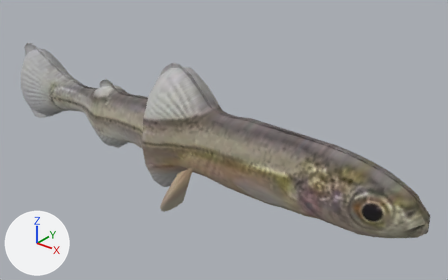
A saved change to the glTF model public/aqua/models/fish/fry_smelt.glb.
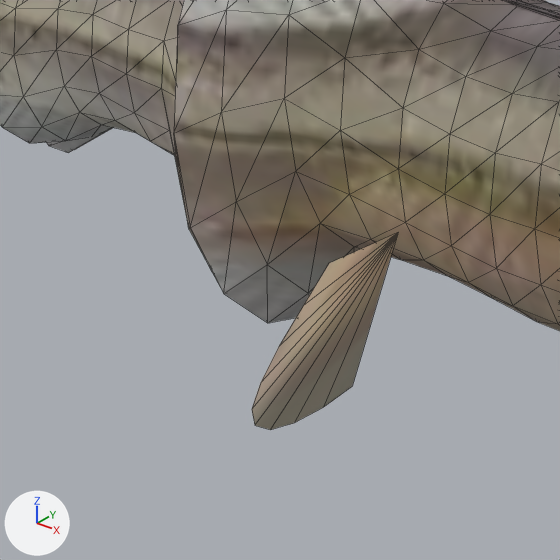
Each version is shown whole from a 50 mm lens placed at (3538.41, -1.621, 7.948), pointed at (3537.04, 0.092, 6.887), then close up on the part from 23% to 52% of the width and 40% to 86% of the height. The axes (+X, +Y, +Z) are drawn at lower left. The lights are the same throughout. The older version's two pictures come first. The close-ups show mesh edges as thin lines. Vertices at exactly the same position are counted once.

In view in the first close-up: 'fry_smelt'.
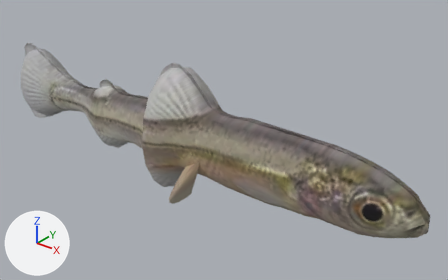
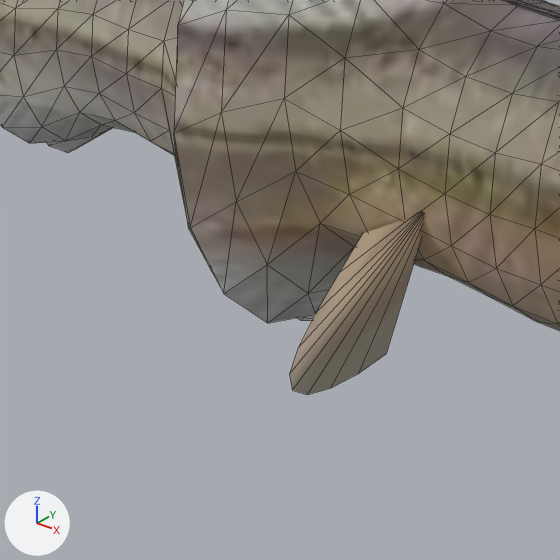
The change, as a diff of the scene's bpy script:
```diff
--- a/public/aqua/models/fish/fry_smelt.glb.py
+++ b/public/aqua/models/fish/fry_smelt.glb.py
@@ me_fry_smelt @@
 # used by ob_fry_smelt; location = (0.0, 0.0, 0.0)
-me_fry_smelt.from_pydata(...)  # 864 vertices, 1694 faces; spans x 3535.9..3537.91, y -0.29..0.29, z 6.65..7.19
+me_fry_smelt.from_pydata(...)  # 864 vertices, 1694 faces; spans x 3535.9..3537.91, y -0.24..0.24, z 6.65..7.19
+# me_fry_smelt part 1: the loose piece of 11 vertices spanning x 3537.0..3537.08, y -0.29..-0.14, z 6.71..6.88 is moved by (-0.01, 0.05, 0.01)
+# other edits to the shape of me_fry_smelt do not show in these pictures
 me_fry_smelt.materials.append(mat_painted_pbr_atlas)
```

Location of each change, [x1, y1, x2, y2] in pixels of the close-ups (560 x 560 px; the box of a moved part takes in the faces that stretch with it):
'fry_smelt', reshaped
    before: [0, 0, 560, 430]
    after: [0, 0, 560, 395]
part 1 of me_fry_smelt, moved or reshaped
    before: [252, 233, 398, 430]
    after: [289, 213, 423, 395]
